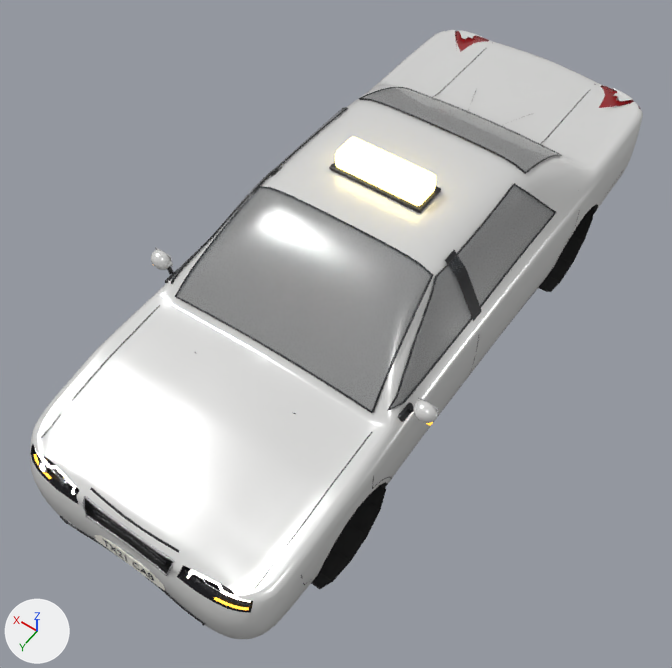
Renders of the glTF model assets/vehicles/civ_taxi.glb from each side of a commit.
The view is the same before and after, from a 50 mm camera at (-2.21, 3.42, 5.31) aimed at (-0.02, 0.35, 0.49). The axes (+X, +Y, +Z) are drawn at lower left. The lights are the same throughout. The picture after the commit comes second. Vertices at exactly the same position are counted once.

The first picture shows 'civ_taxi'.
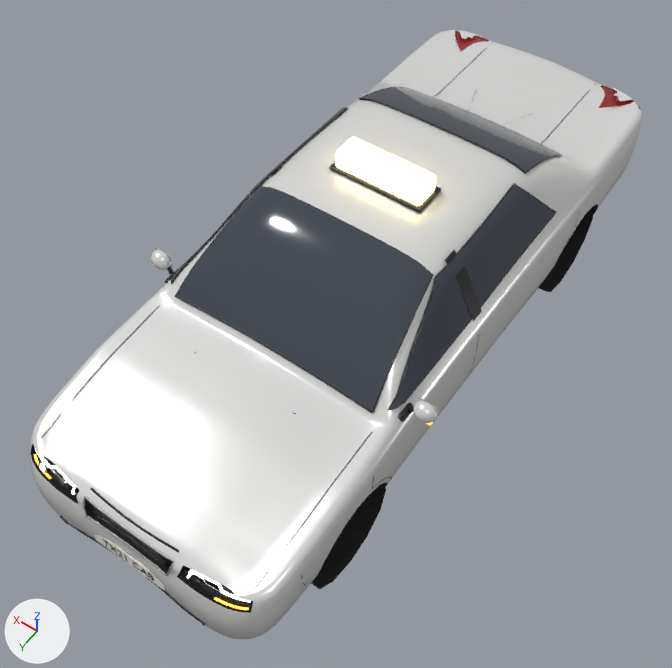
Boxes (x1, y1, x2, y2) around the edits, measured in the pictures (672 x 668 px):
part 1 of me_civ_taxi, recoloured: (171, 87, 559, 411) in both

Diff of the bpy script that builds the scene:
```diff
--- a/assets/vehicles/civ_taxi.glb.py
+++ b/assets/vehicles/civ_taxi.glb.py
@@ mat_glass @@
+mat_glass = principled_material('glass')
+mat_glass.base_color = (0.05, 0.06, 0.08)  # greyish blue #3f4550
+mat_glass.roughness = 0.08
@@ me_civ_taxi @@
 me_civ_taxi.from_pydata(...)  # 9132 vertices, 16695 faces; spans x -1.04..1.04, y -2.48..2.32, z -0.04..1.58
 # used by ob_civ_taxi; location = (0.0, 0.0, 0.0)
+# me_civ_taxi part 1: all 1168 faces that had it switch from mat_glass_clear (dark grey #454b50) to mat_glass (greyish blue #3f4550)
 me_civ_taxi.materials.append(mat_paint)
```
